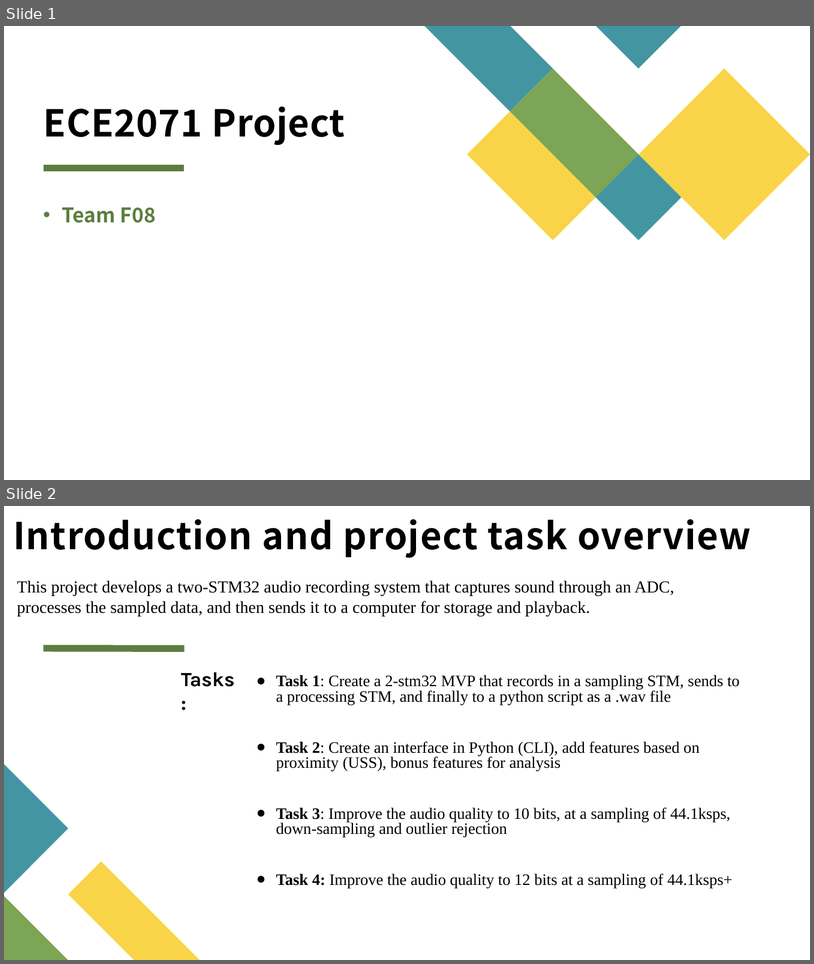
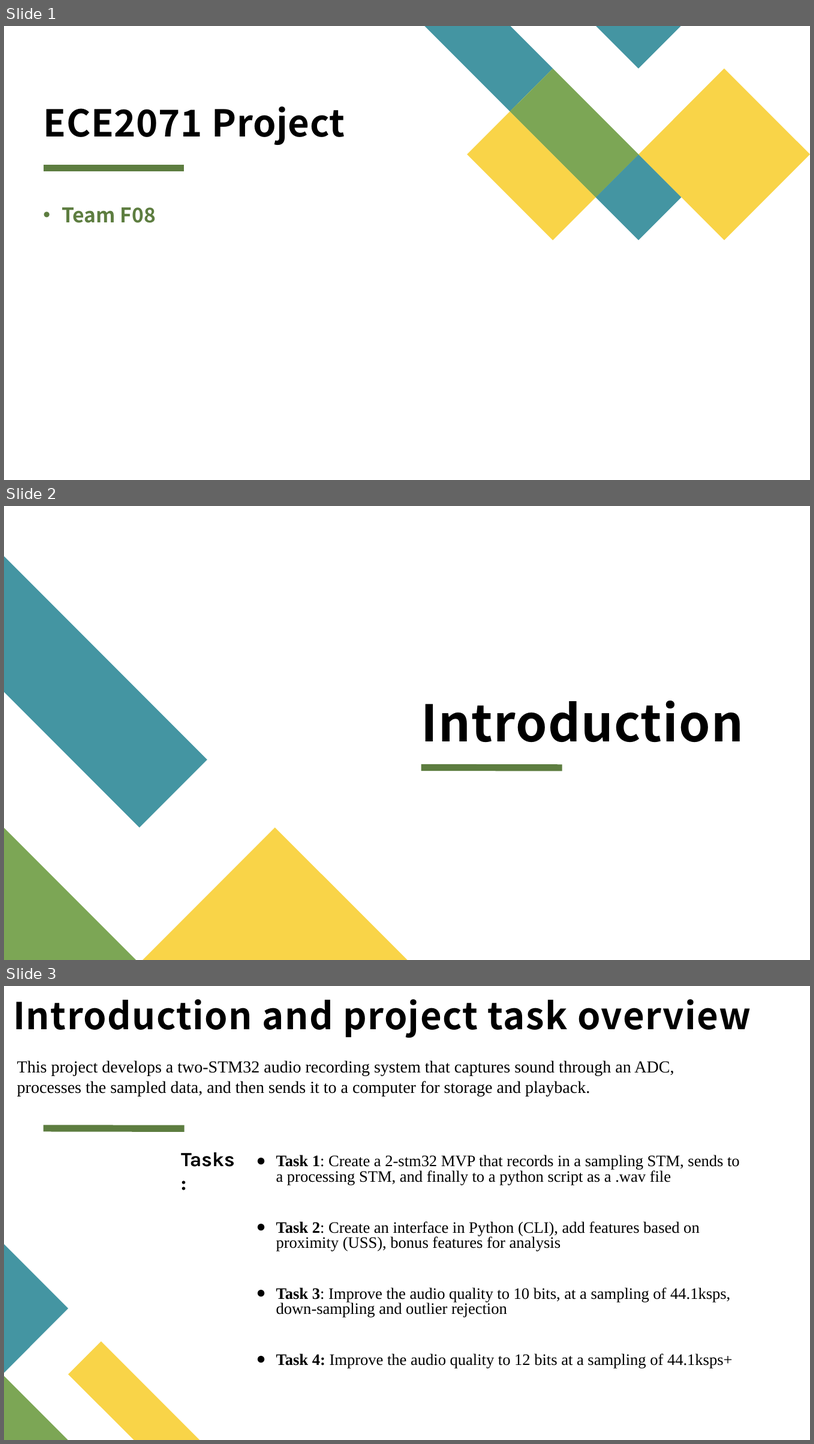
Before and after one commit to mooncakes0/ECE2071_project_F08, a slide deck: ECE2071_Project_F08_PPTslides.pptx. Shown one above the other, each under a label of ours: slides 1 and 2 before the commit, slides 1, 2 and 3 after it. The pictures are 814x964 and 814x1444 pixels, drawn with LibreOffice and Linux fonts; fonts in the diff are those of the drawing. Boxes give left, top, right and bottom in pixels: in the first picture for what was removed or moved away, otherwise in the second. Text is boxed around its words. In the diff, an @@ line names an element or a change of style, - is before the commit and + after.

```diff
--- a/ECE2071_Project_F08_PPTslides.pptx
+++ b/ECE2071_Project_F08_PPTslides.pptx
@@ slide 2 added at box(4, 506, 810, 960), background #FFFFFF @@
@@ freeform shape added at box(4, 556, 207, 827), fill #4495A2 @@
@@ title added at box(422, 700, 744, 742), 60 pt, text #000000, bold @@
+Introduction
@@ line added from (422, 768) to (563, 768), #5D7D40 8 pt @@
@@ freeform shape added at box(4, 828, 136, 960), fill #7CA655 @@
@@ freeform shape added at box(143, 827, 408, 960), fill #F9D448 @@
@@ what was slide 2 is now slide 3 @@
```
Also in this commit, not shown: 1 slide changed, 1 other slide added, 6 slides removed, 1 other file.
